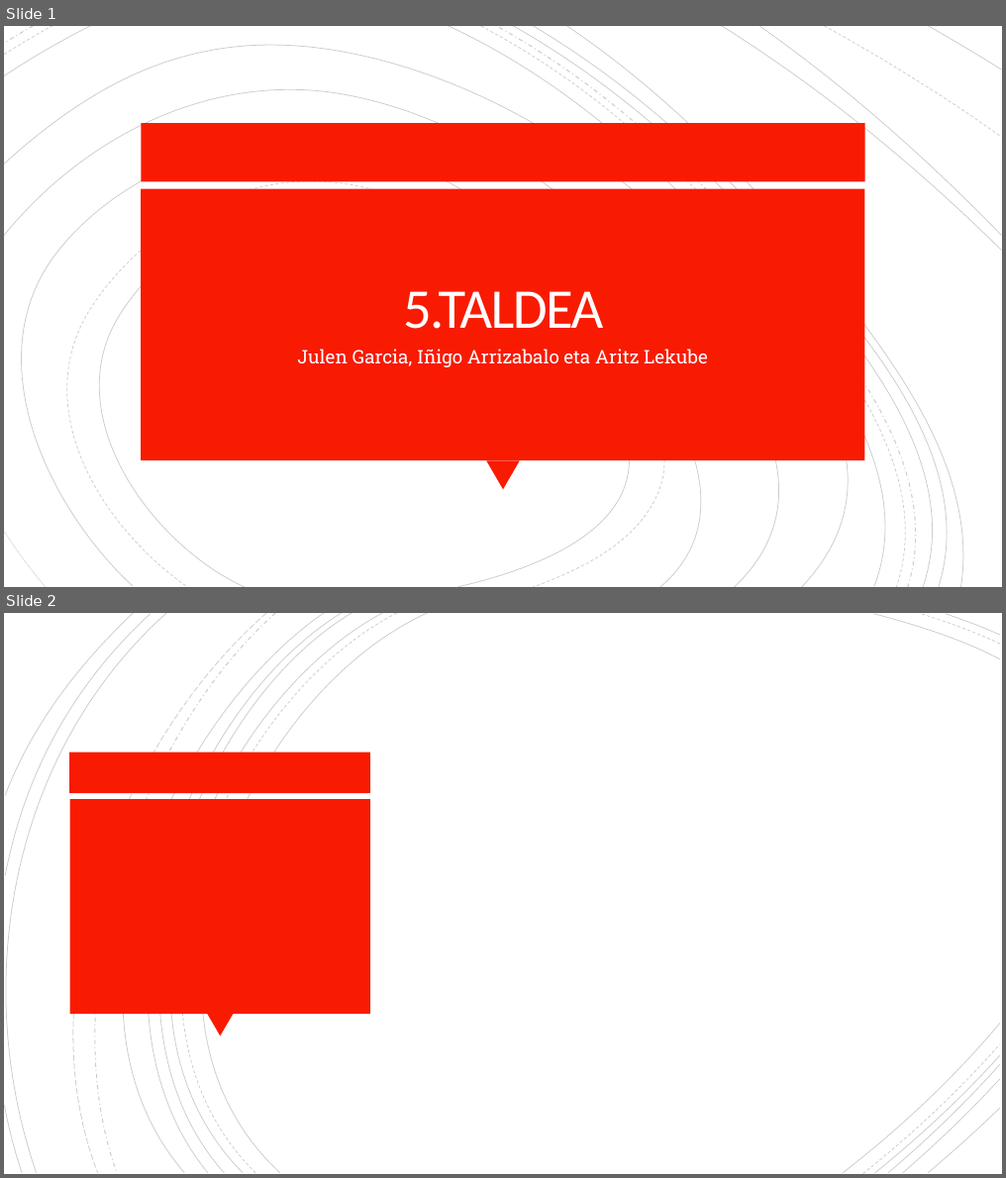
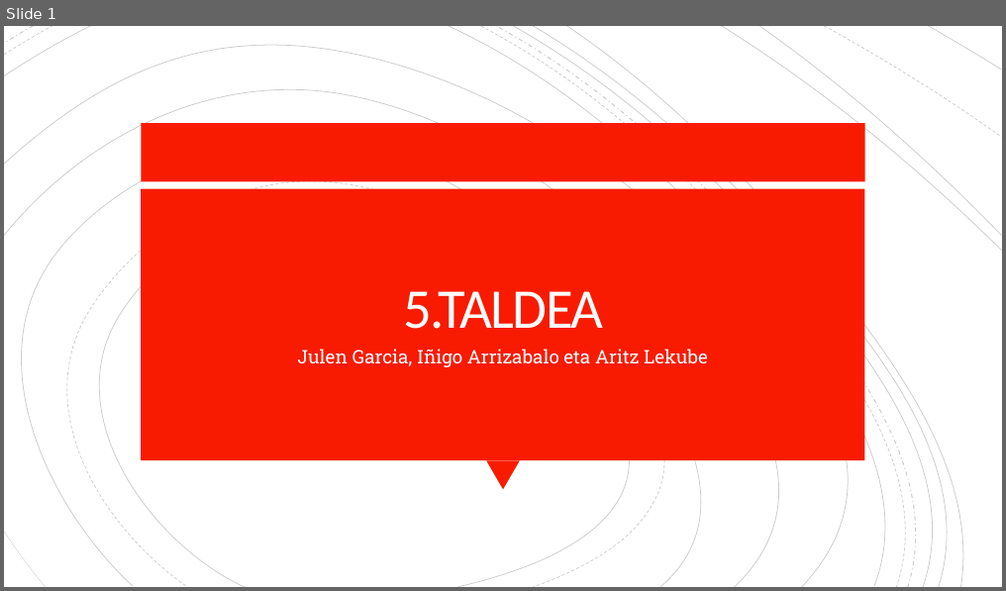
Before and after one commit to OceansForce/Erronka_5_Taldea, a slide deck: Aurkezpena/Aurkezpena_5.taldea_2.sprint.pptx. Shown one above the other, each under a label of ours: slides 1 and 2 before the commit, slide 1 after it. The pictures are 1006x1178 and 1006x591 pixels, drawn with LibreOffice and Linux fonts; fonts in the diff are those of the drawing. Boxes give left, top, right and bottom in pixels: in the first picture for what was removed or moved away, otherwise in the second. Text is boxed around its words. In the diff, an @@ line names an element or a change of style, - is before the commit and + after.

```diff
--- a/Aurkezpena/Aurkezpena_5.taldea_2.sprint.pptx
+++ b/Aurkezpena/Aurkezpena_5.taldea_2.sprint.pptx
@@ slide 2 removed at (4,613,1002,1174), background #FFFFFF @@
@@ group removed at (4,613,1000,1174): 21 freeform shapes @@
@@ rectangle removed at (70,753,371,793) @@
@@ rectangle removed at (70,799,370,1014) @@
@@ triangle removed at (207,1014,233,1037) @@
```
Also in this commit, not shown: 15 slides added, 2 other files.
